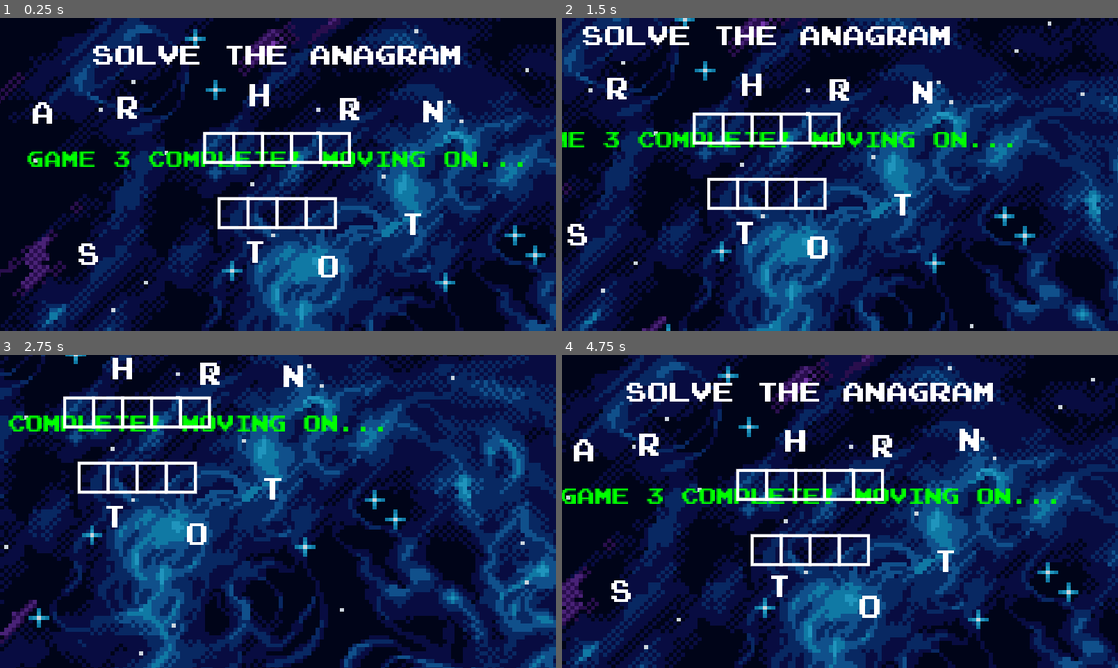
Above: before the commit, frames 1-4 (two rows, left to right).
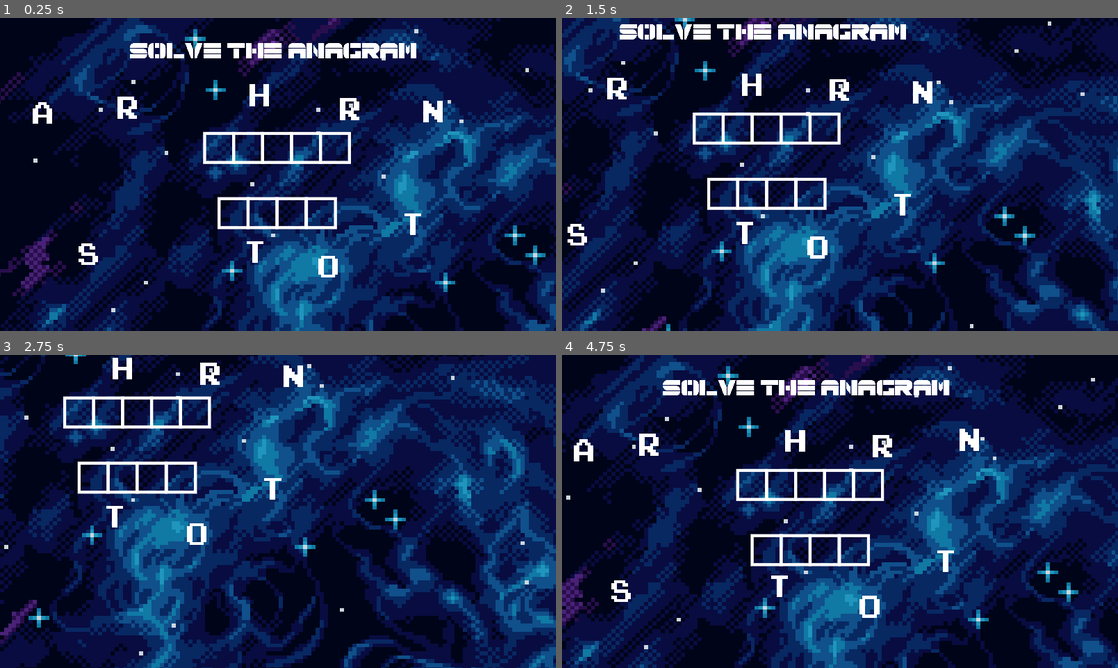
Above: after the commit, the same moments.

Repository: M-a-b-e-l/CISC2540---2D-Game-group-6
Game: Godot game, scene res://Scenes/Minigame3/MiniGame3.tscn
Two runs of this game, one before a commit and one after it. Both use one fixed random seed, a clock stepped at 60 frames per second and the inputs below. This scene is started directly instead of the project's main scene.
Inputs (mouse positions are in pixels of both pictures, inside the frame that each line leads up to):
- Up to frame 1 (0.25 s): no input
- Up to frame 2 (1.5 s): tap Enter at 0.5 s; move the mouse to (606, 115) at 0.52 s; hold Right (ui_right) 0.53-1.28 s; click (606, 115) at 0.6 s; move the mouse to (751, 96) at 1.27 s; hold Down (ui_down) from 1.28 s (still down); click (751, 96) at 1.35 s
- Up to frame 3 (2.75 s): move the mouse to (255, 536) at 2.02 s; release Down (ui_down) at 2.03 s; hold Right (ui_right) from 2.03 s (still down); click (255, 536) at 2.1 s
- Up to frame 4 (4.75 s): move the mouse to (851, 376) at 2.77 s; release Right (ui_right) at 2.78 s; hold Up (ui_up) 2.78-3.53 s; click (851, 376) at 2.85 s; move the mouse to (673, 586) at 3.52 s; hold Left (ui_left) from 3.53 s (still down); click (673, 586) at 3.6 s; move the mouse to (612, 445) at 4.27 s; click (612, 445) at 4.35 s

The runs differ from the first frame. In frame 1, 4.4% of the frame differs, in the area x 4-94%, y 8-48%; in frame 2, 4.1%; in frame 3, 1.7%; in frame 4, 4.4%, in the area x 0-89%, y 8-48%.

Commit message:
added a quick label that shows the player they beat minigame 3 and got the correct phrase

Diff:
--- a/group_6_2d_game/Scenes/Minigame3/Cipher.gd
+++ b/group_6_2d_game/Scenes/Minigame3/Cipher.gd
@@ -11,29 +11,35 @@
 func _ready() -> void:
 	print("Cipher Game 3 started")
 
-   # Stop autoloader music immediately
+	# Stop autoloader music immediately
 	autoloader_music = get_node("/root/BgMusic")
 	if autoloader_music:
 		autoloader_music.stop()
 		print("Stopped autoloader music")
 
-   # Start background music
+	# Start background music
 	music = $Music
 	if music:
 		music.play()
 		print("Started background music")
 
-   # Debug check for letters
+	# Hide the Game3Beat label at the start
+	var game3_beat_label = $Game3Beat
+	if game3_beat_label:
+		game3_beat_label.hide()
+		print("Hid Game3Beat label")
+
+	# Debug check for letters
 	var letters = get_tree().get_nodes_in_group("letters")
 	print("Found ", letters.size(), " letters in 'letters' group")
 	for letter in letters:
 		print("Found letter: ", letter.letter if "letter" in letter else "no letter property")
 
-   # Debug check for drop zones
+	# Debug check for drop zones
 	var zones = get_tree().get_nodes_in_group("droppable")
 	print("Found ", zones.size(), " drop zones")
 
-   # Start checking for solution
+	# Start checking for solution
 	check_solution_timer()
 
 func check_solution_timer():
@@ -51,7 +57,7 @@
 	var used_letters = []  # Track which letters have been used
 
 	print("\n--- Checking Solution ---")
-	var used_zones = zones  # Only use first 9 zones for NORTH STAR
+	var used_zones = zones  # Use all available zones for NORTH STAR
 
 	for zone in used_zones:
 		print("\nChecking zone at: ", zone.global_position)
@@ -81,12 +87,14 @@
 func check_cipher_beaten() -> void:
 	if is_cipher_beaten:
 		print("Cipher minigame beaten! Transitioning to main map")
+
 		# Stop minigame music and restart main music
 		if music:
 			music.stop()
 		if autoloader_music:
 			autoloader_music.play()
 
+		# Change to the next scene
 		get_tree().change_scene_to_file("res://Scenes/main_scene.tscn")
 		GlobalState.player_position = Vector2(890, 106)
 		GlobalState.daBool3 = true
@@ -96,4 +104,41 @@
 # Call this function when the Cipher minigame is completed
 func on_cipher_beaten() -> void:
 	is_cipher_beaten = true
-	check_cipher_beaten()
+
+	# Wait for 1-2 seconds to show the final anagram
+	print("Showing final anagram for 1.0 seconds...")
+	await get_tree().create_timer(1.0).timeout
+
+	# Show the Game3Beat label
+	var game3_beat_label = $Game3Beat
+	if game3_beat_label:
+		game3_beat_label.visible = true
+		print("Showing Game3Beat label")
+
+	# Reference the background texture
+	var background = $CanvasLayer/Parallax2D/TextureRect
+
+	# Hide all other elements except the background and Game3Beat label
+	var all_nodes = get_children()
+	for node in all_nodes:
+		if node != game3_beat_label and node != $CanvasLayer and node is CanvasItem:
+			node.visible = false
+
+	# Make sure the background remains visible
+	if background:
+		background.visible = true
+
+	# Wait for 3 seconds, then move to the next scene
+	await get_tree().create_timer(3.0).timeout
+	print("Transitioning to main map")
+
+	# Stop minigame music and restart main music
+	if music:
+		music.stop()
+	if autoloader_music:
+		autoloader_music.play()
+
+	# Change to the next scene
+	get_tree().change_scene_to_file("res://Scenes/main_scene.tscn")
+	GlobalState.player_position = Vector2(890, 106)
+	GlobalState.daBool3 = true
--- a/group_6_2d_game/Scenes/Minigame3/MiniGame3.tscn
+++ b/group_6_2d_game/Scenes/Minigame3/MiniGame3.tscn
@@ -1,7 +1,8 @@
-[gd_scene load_steps=16 format=3 uid="uid://r0ewdxhwercq"]
+[gd_scene load_steps=17 format=3 uid="uid://r0ewdxhwercq"]
 
 [ext_resource type="Texture2D" uid="uid://gkdr5fc3r3sj" path="res://Assets/space_background_pack copy/Assets/Blue Version/layered/blue-with-stars.png" id="1_pebax"]
 [ext_resource type="Script" path="res://Scenes/Minigame3/Cipher.gd" id="1_pw0h5"]
+[ext_resource type="FontFile" uid="uid://vxvy528j05fc" path="res://Fonts/Spac3Tech-Dg7E.ttf" id="2_av7oy"]
 [ext_resource type="Script" path="res://Scripts/character_body_2d.gd" id="2_qthtj"]
 [ext_resource type="FontFile" uid="uid://htx5t07ltj12" path="res://Fonts/Emulogic-zrEw.ttf" id="2_xqvsj"]
 [ext_resource type="PackedScene" uid="uid://o63b4s24xg0f" path="res://Scenes/Minigame3/Letters/A.tscn" id="3_k0nek"]
@@ -23,12 +24,12 @@
 script = ExtResource("1_pw0h5")
 
 [node name="GameTitle" type="Label" parent="."]
-offset_left = 189.0
+offset_left = 270.0
 offset_top = 47.0
-offset_right = 2739.0
+offset_right = 2283.0
 offset_bottom = 235.0
 scale = Vector2(0.3, 0.3)
-theme_override_fonts/font = ExtResource("2_xqvsj")
+theme_override_fonts/font = ExtResource("2_av7oy")
 theme_override_font_sizes/font_size = 150
 text = "solve the anagram"
 
